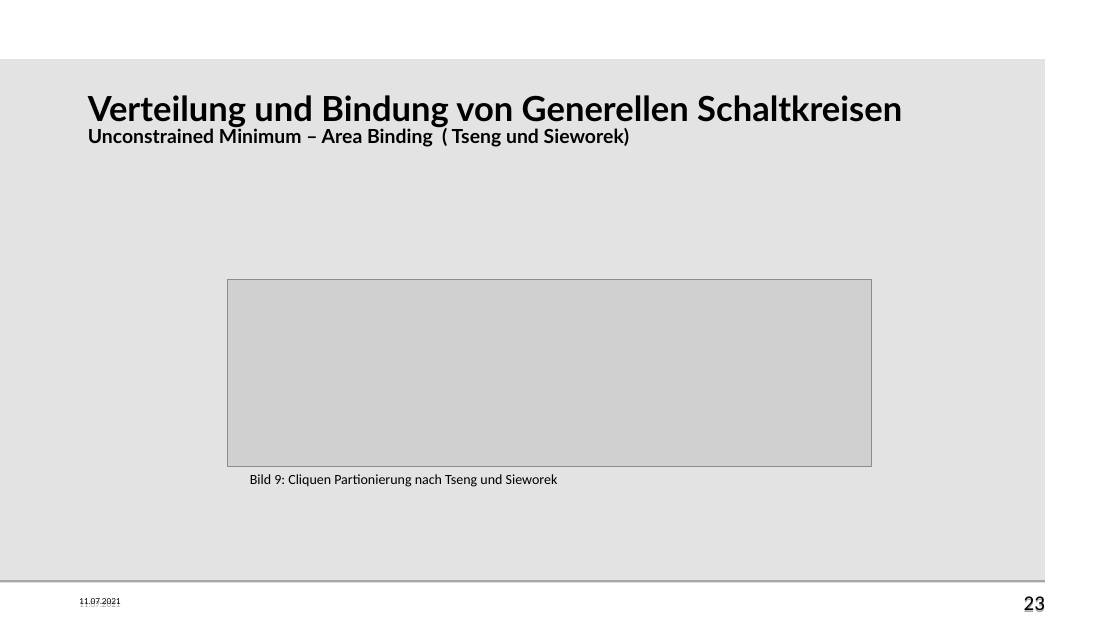
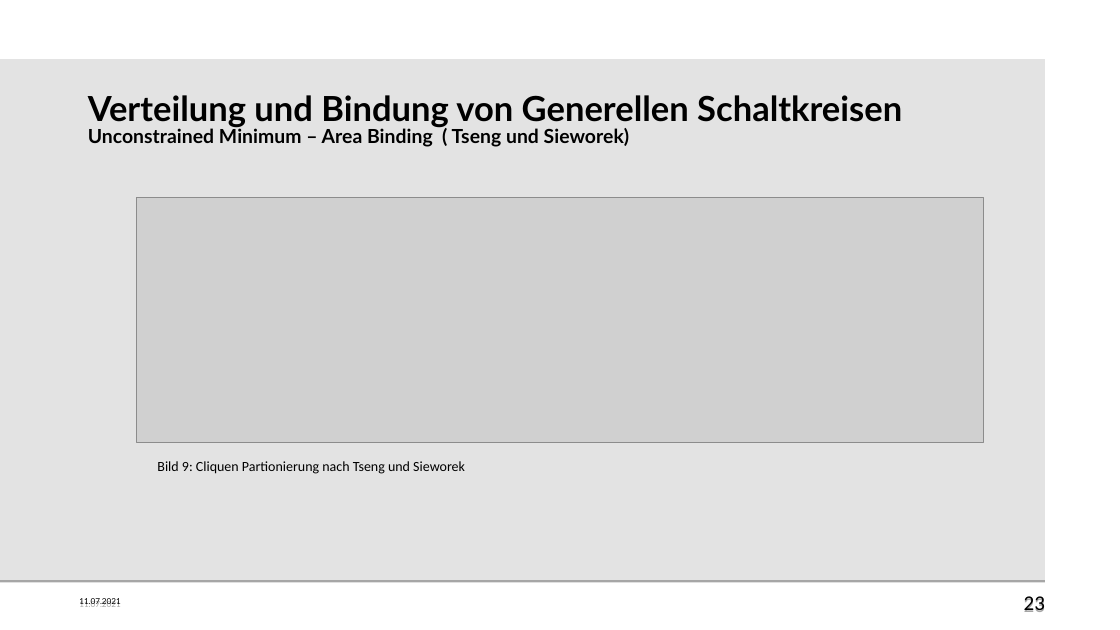
Before and after one commit to beLipinski/HW2, a slide deck: slide 23 of Presentation/Sharing and Binding for General Circuits.odp. Drawn at 1120x630 pixels with LibreOffice and Linux fonts; fonts in the diff are those of the drawing; grey boxes stand for pictures; background and template pictures are left out. Boxes give left, top, right and bottom in pixels: in the first picture for what was removed or moved away, otherwise in the second. Text is boxed around its words. In the diff, an @@ line names an element or a change of style, - is before the commit and + after.

```diff
--- a/Presentation/Sharing and Binding for General Circuits.odp
+++ b/Presentation/Sharing and Binding for General Circuits.odp
@@ picture: place and size @@
-picture at [227, 280, 872, 466]
+picture at [136, 197, 984, 442]
@@ text "Bild 9: Cliquen Partionierung nach ...": place and size @@
-text "Bild 9: Cliquen Partionierung nach ..." at [250, 474, 558, 487]
+text "Bild 9: Cliquen Partionierung nach ..." at [157, 461, 465, 474]
```
Also in this commit, not shown: 6 other slides changed, 2 slides added.
